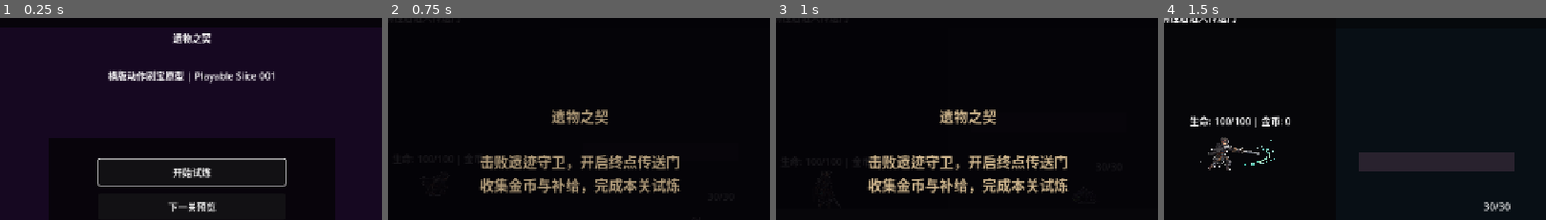
Above: before the commit, frames 1-4 (left to right).
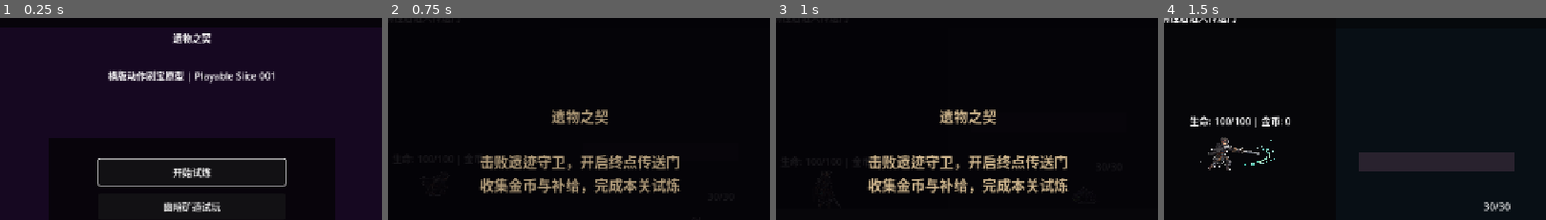
Above: after the commit, the same moments.

Repository: 98longq/relicbound
Game: Godot game, scene res://scenes/ui/main_menu.tscn
Same seed, same stepped clock (60 frames per second), same inputs: the game is played once before the commit and once after it.
Inputs (mouse positions are % of the whole screen's width and height, from its top left):
- Up to frame 1 (0.25 s): no input
- Up to frame 2 (0.75 s): click "下一关预览" (after the commit: "幽暗矿道试玩") at 0.5 s
- Up to frame 3 (1 s): no input
- Up to frame 4 (1.5 s): tap Enter (ui_accept) at 1.25 s; move the mouse to (72, 48) at 1.27 s; hold Right (ui_right) from 1.28 s (still down); hold R from 1.28 s (still down); click (72, 48) at 1.42 s
The pictures show only the part of the screen within x 25-75%, y 15-65%; the shares and areas given below are measured in that part.

The runs differ from the first frame. In frame 1, 0.6% of the frame differs, in the area x 42-58%, y 91-97%; in frame 2, nothing differs; in frame 3, nothing differs; in frame 4, nothing differs.

Commit message:
Rename second level menu entry

Diff:
--- a/scenes/ui/main_menu.tscn
+++ b/scenes/ui/main_menu.tscn
@@ -92,7 +92,7 @@
 offset_top = 92.0
 offset_right = 396.0
 offset_bottom = 136.0
-text = "下一关预览"
+text = "幽暗矿道试玩"
 
 [node name="QuitButton" type="Button" parent="MenuPanel"]
 layout_mode = 0
